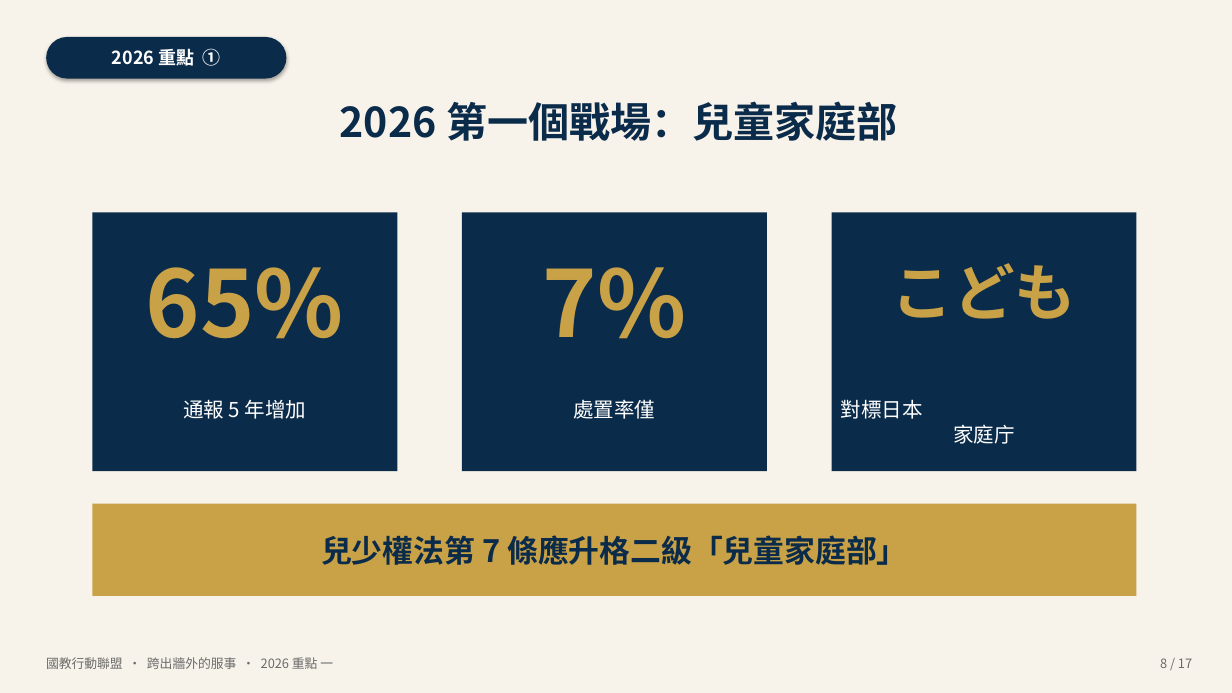
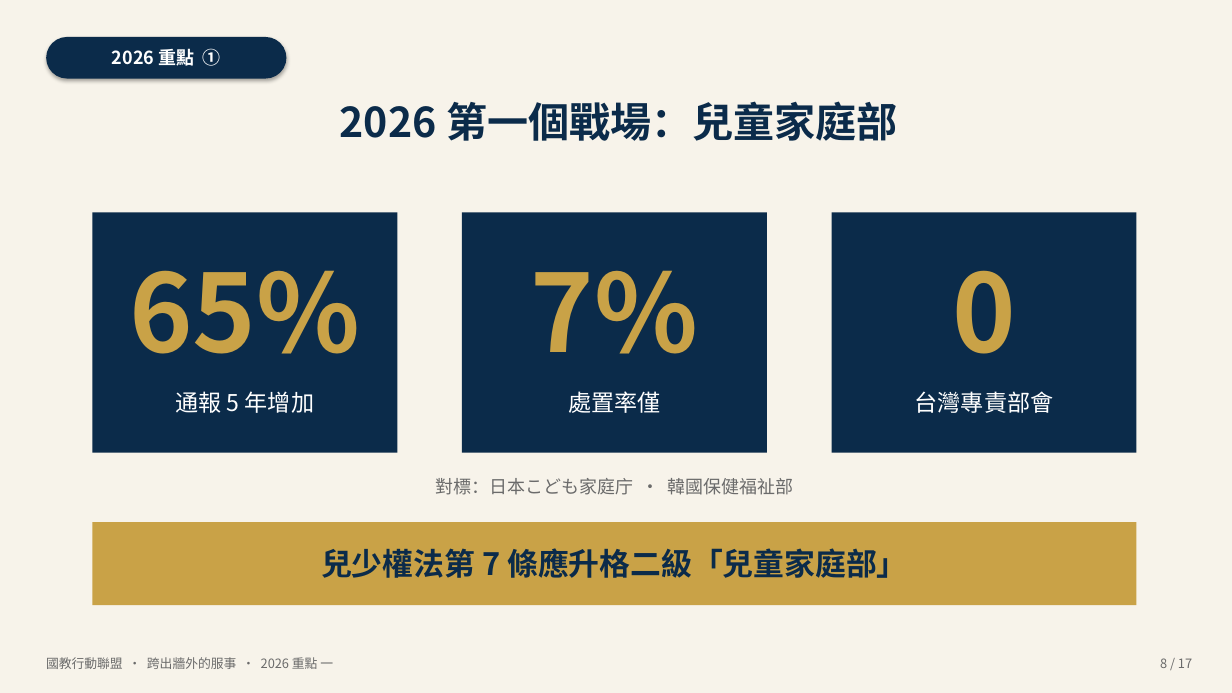
Before and after one commit to naer-tw/policy, a slide deck: slide 8 of presentations/跨出牆外的服事_30分鐘簡報.pptx. Drawn at 1232x693 pixels with LibreOffice and Linux fonts; fonts in the diff are those of the drawing. Boxes give left, top, right and bottom in pixels: in the first picture for what was removed or moved away, otherwise in the second. Text is boxed around its words. In the diff, an @@ line names an element or a change of style, - is before the commit and + after.

```diff
--- a/presentations/跨出牆外的服事_30分鐘簡報.pptx
+++ b/presentations/跨出牆外的服事_30分鐘簡報.pptx
@@ rectangle: place and size @@
-rectangle at bbox=[92, 213, 397, 471]
+rectangle at bbox=[92, 213, 397, 453]
@@ rectangle: place and size @@
-rectangle at bbox=[462, 213, 767, 471]
+rectangle at bbox=[462, 213, 767, 453]
@@ rectangle: place and size @@
-rectangle at bbox=[832, 213, 1137, 471]
+rectangle at bbox=[832, 213, 1137, 453]
@@ text "65%" at bbox=[129, 270, 360, 354]: size 72 to 84 pt @@
@@ text "7%" at bbox=[531, 270, 698, 354]: size 72 to 84 pt @@
@@ text at bbox=[952, 270, 1016, 354]: text changed; size 48 to 84 pt @@
-こども
+0
@@ text "通報 5 年增加": place and size @@
-text "通報 5 年增加" at bbox=[183, 399, 306, 419]
+text "通報 5 年增加" at bbox=[175, 391, 314, 413]
@@ text "通報 5 年增加" at bbox=[175, 391, 314, 413]: size 16 to 18 pt @@
@@ text "處置率僅" at bbox=[568, 391, 660, 413]: size 16 to 18 pt @@
@@ text "處置率僅": place and size @@
-text "處置率僅" at bbox=[573, 399, 655, 419]
+text "處置率僅" at bbox=[568, 391, 660, 413]
@@ text added at bbox=[915, 391, 1054, 413], 18 pt, text #FFFFFF @@
+台灣專責部會
@@ text at bbox=[435, 478, 794, 495]: text changed; size 16 to 14 pt; text colour #FFFFFF to #6B6B6B @@
-對標日本
-家庭庁
+對標：日本こども家庭庁 · 韓國保健福祉部
@@ text "兒少權法第 7 條應升格二級「兒童家庭部」": place and size @@
-text "兒少權法第 7 條應升格二級「兒童家庭部」" at bbox=[321, 535, 907, 565]
+text "兒少權法第 7 條應升格二級「兒童家庭部」" at bbox=[321, 548, 907, 578]
@@ rectangle: place and size @@
-rectangle at bbox=[92, 504, 1137, 596]
+rectangle at bbox=[92, 522, 1137, 605]
```
Also in this commit, not shown: 1 other slide changed, 4 other files.
